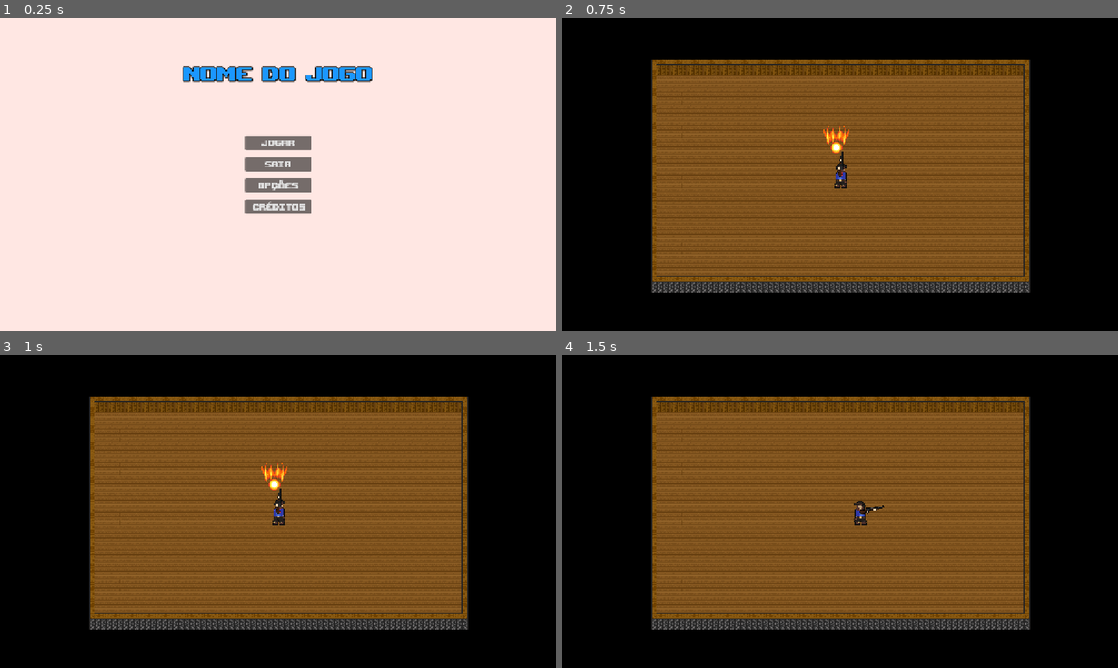
Above: before the commit, frames 1-4 (two rows, left to right).
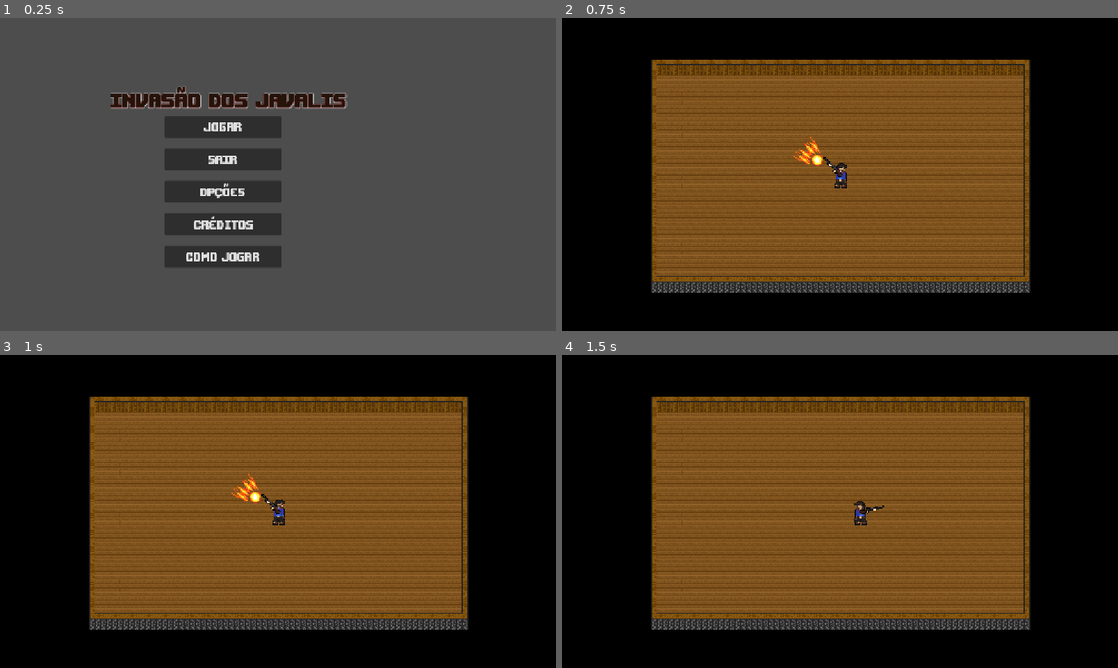
Above: after the commit, the same moments.

Repository: lighteditacoes/Jogo_projetoRS
Game: Godot game, scene res://cenas/tela_inicial.tscn
Two runs of this game, one before a commit and one after it. Both use one fixed random seed, a clock stepped at 60 frames per second and the inputs below.
Inputs (mouse positions are in pixels of both pictures, inside the frame that each line leads up to):
- Up to frame 1 (0.25 s): no input
- Up to frame 2 (0.75 s): click "JOGAR" at 0.5 s
- Up to frame 3 (1 s): no input
- Up to frame 4 (1.5 s): tap Enter at 1.25 s; move the mouse to (962, 495) at 1.27 s; hold D (andar_direita) from 1.28 s (still down); click (962, 495) at 1.35 s

The runs differ from the first frame. In frame 1, 100% of the frame differs, in the area x 0-100%, y 0-100%; in frame 2, 0.5%; in frame 3, 0.5%; in frame 4, nothing differs.

Commit message:
Mudanças Val 20/07
toca da imagem da tela inicial, reposicionamento dos elementos da mesma e solução do bug que o tiro aparecia junto ao sprint da arma

Diff:
--- a/cenas/tela_inicial.tscn
+++ b/cenas/tela_inicial.tscn
@@ -1,18 +1,19 @@
-[gd_scene load_steps=6 format=3 uid="uid://ct67hqqjpskpo"]
+[gd_scene load_steps=7 format=3 uid="uid://ct67hqqjpskpo"]
 
 [ext_resource type="Script" uid="uid://dwofdec8uggro" path="res://tela_inicial.gd" id="1_8bm7t"]
 [ext_resource type="FontFile" uid="uid://dpqkkpxwxwpbu" path="res://upheavtt.ttf" id="1_g50o1"]
 [ext_resource type="PackedScene" uid="uid://sw23vxgxd4jg" path="res://cenas/BotaoInicio.tscn" id="2_8bm7t"]
+[ext_resource type="Texture2D" path="res://tela-inicial-jogo.jpg" id="2_b8b2x"]
 
 [sub_resource type="LabelSettings" id="LabelSettings_tv8no"]
 line_spacing = 4.0
 font = ExtResource("1_g50o1")
 font_size = 64
-font_color = Color(0.104662, 0.592717, 1, 1)
+font_color = Color(0.22718, 0.113271, 0.0615346, 1)
 outline_size = 3
-outline_color = Color(0, 0, 0, 1)
+outline_color = Color(0.470588, 0, 0, 1)
 shadow_size = 9
-shadow_color = Color(0.227451, 0.227451, 0.227451, 1)
+shadow_color = Color(1, 1, 1, 1)
 
 [sub_resource type="ViewportTexture" id="ViewportTexture_ox3ib"]
 
@@ -25,26 +26,35 @@
 grow_vertical = 2
 script = ExtResource("1_8bm7t")
 
-[node name="ColorRect" type="ColorRect" parent="."]
+[node name="TextureRect" type="TextureRect" parent="."]
 layout_mode = 1
 anchors_preset = 15
 anchor_right = 1.0
 anchor_bottom = 1.0
+offset_left = 1.0
+offset_top = -12.0
+offset_right = 555.0
+offset_bottom = 362.0
 grow_horizontal = 2
 grow_vertical = 2
-color = Color(1, 0.906024, 0.890599, 1)
+scale = Vector2(0.7, 0.7)
+texture = ExtResource("2_b8b2x")
 
 [node name="Label" type="Label" parent="."]
+modulate = Color(0.758192, 0.758192, 0.758192, 1)
+self_modulate = Color(0.864675, 0.864675, 0.864675, 1)
 layout_mode = 1
 anchors_preset = 5
 anchor_left = 0.5
 anchor_right = 0.5
-offset_left = -217.5
-offset_top = 96.0
-offset_right = 217.5
-offset_bottom = 154.0
+offset_left = -386.0
+offset_top = 159.0
+offset_right = 306.0
+offset_bottom = 217.0
 grow_horizontal = 2
-text = "NOME DO JOGO"
+scale = Vector2(0.786079, 0.952926)
+theme_override_colors/font_shadow_color = Color(1, 1, 1, 1)
+text = "INVASÃO DOS JAVALIS"
 label_settings = SubResource("LabelSettings_tv8no")
 horizontal_alignment = 1
 
@@ -55,12 +65,13 @@
 anchor_top = 0.5
 anchor_right = 0.5
 anchor_bottom = 0.5
-offset_left = -76.5
-offset_top = -52.0
-offset_right = 76.5
-offset_bottom = 52.0
+offset_left = -262.0
+offset_top = -135.0
+offset_right = -21.0
+offset_bottom = 99.0
 grow_horizontal = 2
 grow_vertical = 2
+scale = Vector2(1.12, 1.52)
 theme_override_constants/separation = 16
 
 [node name="Button" parent="VBoxContainer" instance=ExtResource("2_8bm7t")]
@@ -82,6 +93,12 @@
 text = "CRÉDITOS"
 icon = SubResource("ViewportTexture_ox3ib")
 
+[node name="Button5" type="Button" parent="VBoxContainer"]
+layout_mode = 2
+theme_override_fonts/font = ExtResource("1_g50o1")
+theme_override_font_sizes/font_size = 26
+text = "COMO JOGAR"
+
 [node name="AudioStreamPlayer" type="AudioStreamPlayer" parent="."]
 
 [connection signal="pressed" from="VBoxContainer/Button" to="." method="_on_button_pressed"]
